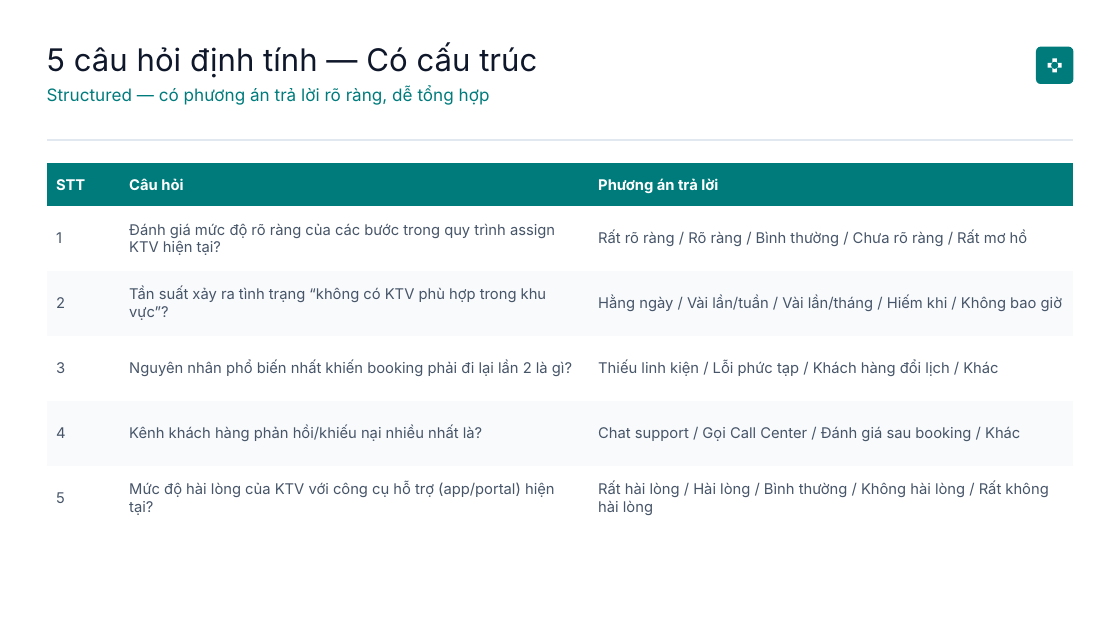
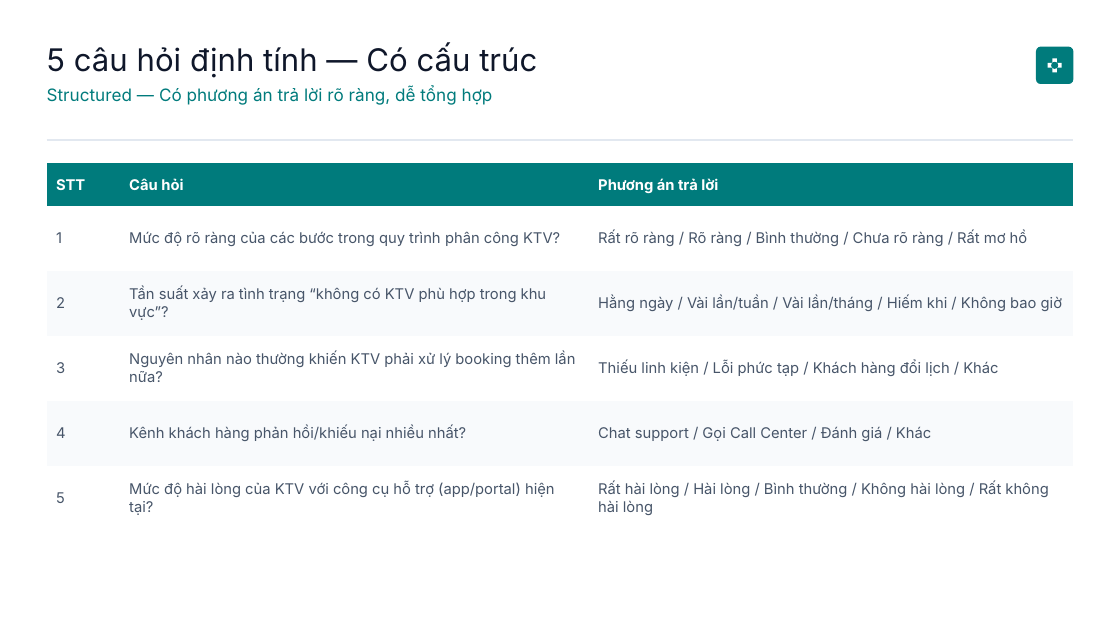
Before and after one commit to ichiroobean/He-thong-quan-ly-quy-trinh-nghiep-vu-nhom-96, a slide deck: slide 18 of Báo cáo Đặt lịch Sửa chữa_ Phân tích & Mô hình hóa Quy trình Nghiệp vụ (Nhóm 14).pptx. Drawn at 1120x630 pixels with LibreOffice and Linux fonts; fonts in the diff are those of the drawing. Boxes give left, top, right and bottom in pixels: in the first picture for what was removed or moved away, otherwise in the second. Text is boxed around its words. In the diff, an @@ line names an element or a change of style, - is before the commit and + after.

Commit message:
modify: Phương pháp thực hiện part

```diff
--- a/Báo cáo Đặt lịch Sửa chữa_ Phân tích & Mô hình hóa Quy trình Nghiệp vụ (Nhóm 14).pptx
+++ b/Báo cáo Đặt lịch Sửa chữa_ Phân tích & Mô hình hóa Quy trình Nghiệp vụ (Nhóm 14).pptx
@@ text at [47,87,493,105]: text changed @@
-Structured — có phương án trả lời rõ ràng, dễ tổng hợp
+Structured — Có phương án trả lời rõ ràng, dễ tổng hợp
@@ table at [47,164,1073,531] @@
-row 2, column 2: Đánh giá mức độ rõ ràng của các bước trong quy trình assign KTV hiện tại?
+row 2, column 2: Mức độ rõ ràng của các bước trong quy trình phân công KTV?
-row 4, column 2: Nguyên nhân phổ biến nhất khiến booking phải đi lại lần 2 là gì?
+row 4, column 2: Nguyên nhân nào thường khiến KTV phải xử lý booking thêm lần nữa?
-row 5, column 2: Kênh khách hàng phản hồi/khiếu nại nhiều nhất là?
+row 5, column 2: Kênh khách hàng phản hồi/khiếu nại nhiều nhất?
-row 5, column 3: Chat support / Gọi Call Center / Đánh giá sau booking / Khác
+row 5, column 3: Chat support / Gọi Call Center / Đánh giá / Khác
```
Also in this commit, not shown: 7 other slides changed.
